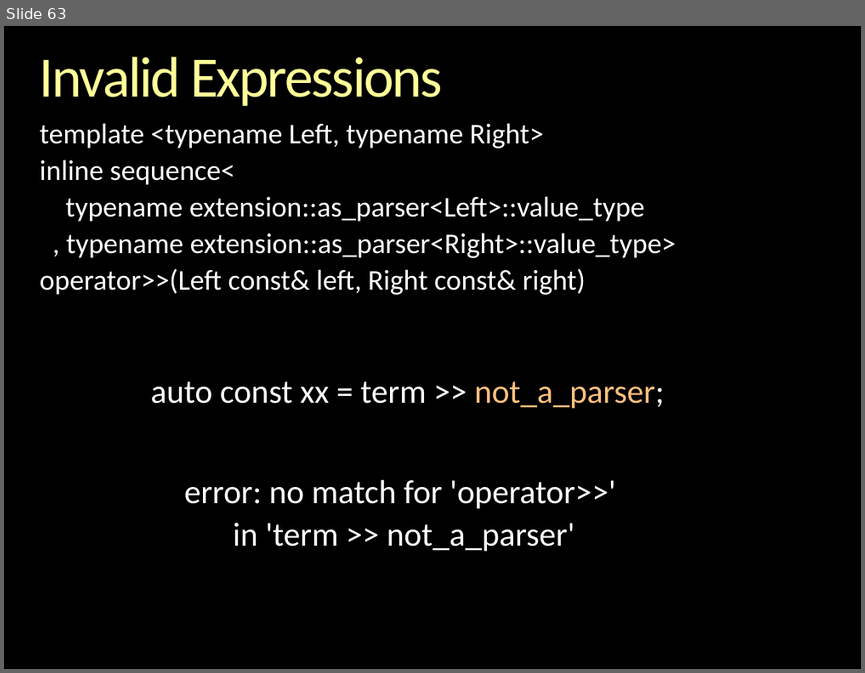
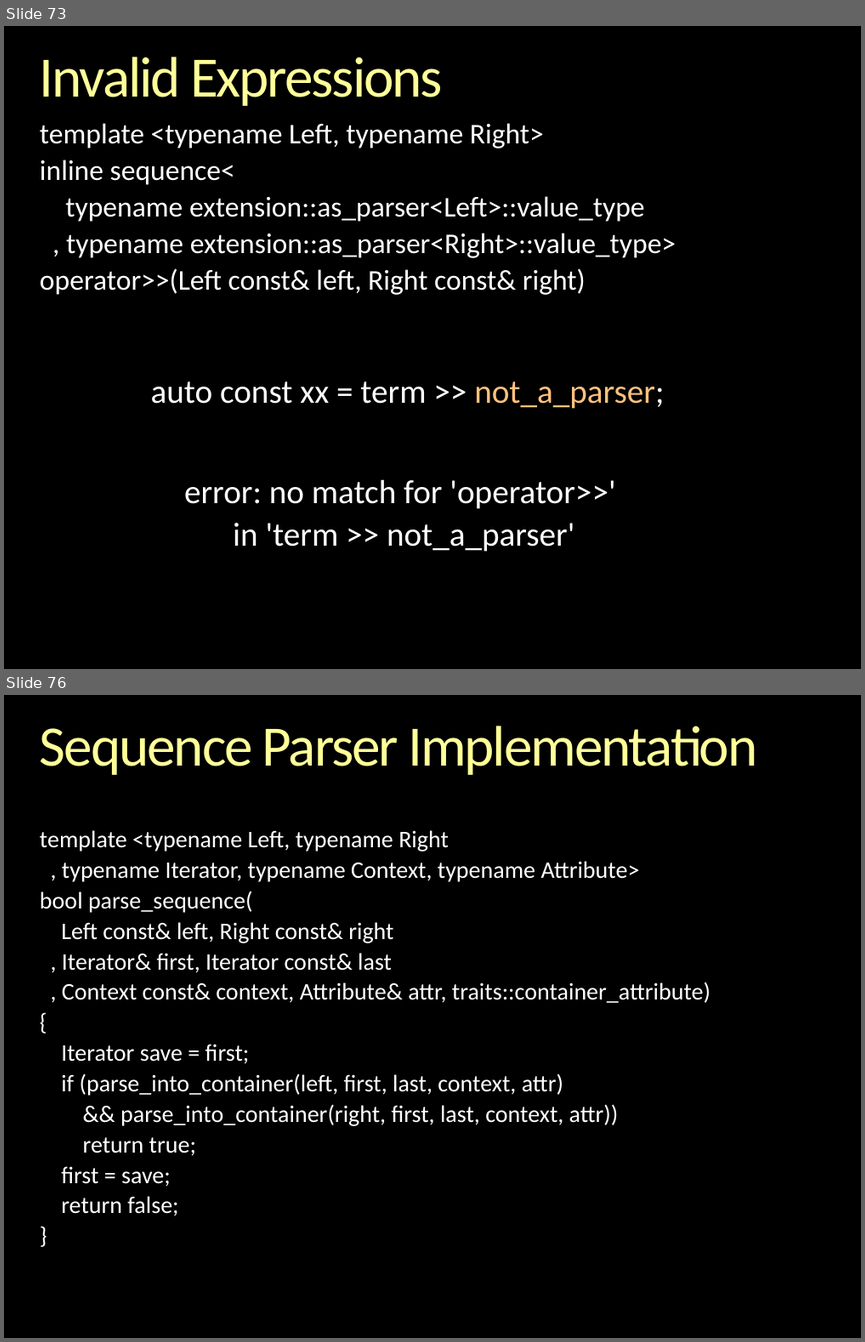
Before and after one commit to boostorg/spirit, a slide deck: libs/spirit/doc/cppnow_2013/Inside Spirit X3.pptx. Shown one above the other, each under a label of ours: slide 63 before the commit, slides 73 and 76 after it; the slides between them are not shown. The pictures are 865x673 and 865x1342 pixels, drawn with LibreOffice and Linux fonts; fonts in the diff are those of the drawing; background and template pictures are left out. Boxes give left, top, right and bottom in pixels: in the first picture for what was removed or moved away, otherwise in the second. Text is boxed around its words. In the diff, an @@ line names an element or a change of style, - is before the commit and + after.

```diff
--- a/libs/spirit/doc/cppnow_2013/Inside Spirit X3.pptx
+++ b/libs/spirit/doc/cppnow_2013/Inside Spirit X3.pptx
@@ slide 76 added at <box>4,695,861,1338</box>, background picture (left out) @@
@@ title added at <box>40,726,757,775</box>, 48 pt, text gradient #FFFFB9 to #FFFF99 to #F6AE1E @@
+Sequence Parser Implementation
@@ text added at <box>40,830,710,1216</box>, 20 pt, text #FFFFFF @@
+template <typename Left, typename Right
+, typename Iterator, typename Context, typename Attribute>
+bool parse_sequence(
+Left const& left, Right const& right
+, Iterator& first, Iterator const& last
+, Context const& context, Attribute& attr, traits::container_attribute)
+{
+Iterator save = first;
+if (parse_into_container(left, first, last, context, attr)
+&& parse_into_container(right, first, last, context, attr))
+return true;
+first = save;
+return false;
+}
@@ what was slide 63 is now slide 73 @@
```
Also in this commit, not shown: 1 slide changed, 24 other slides added.
